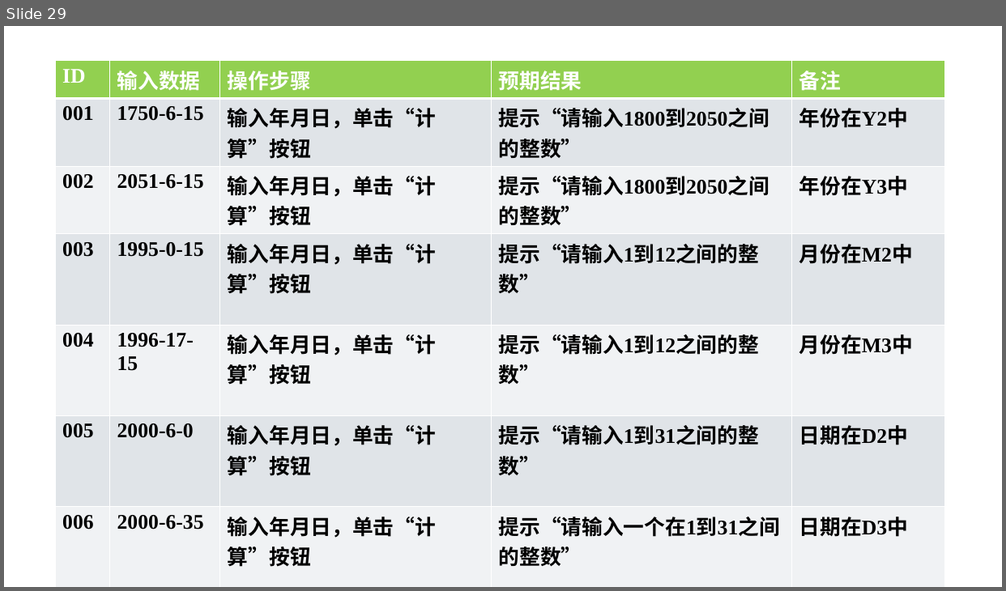
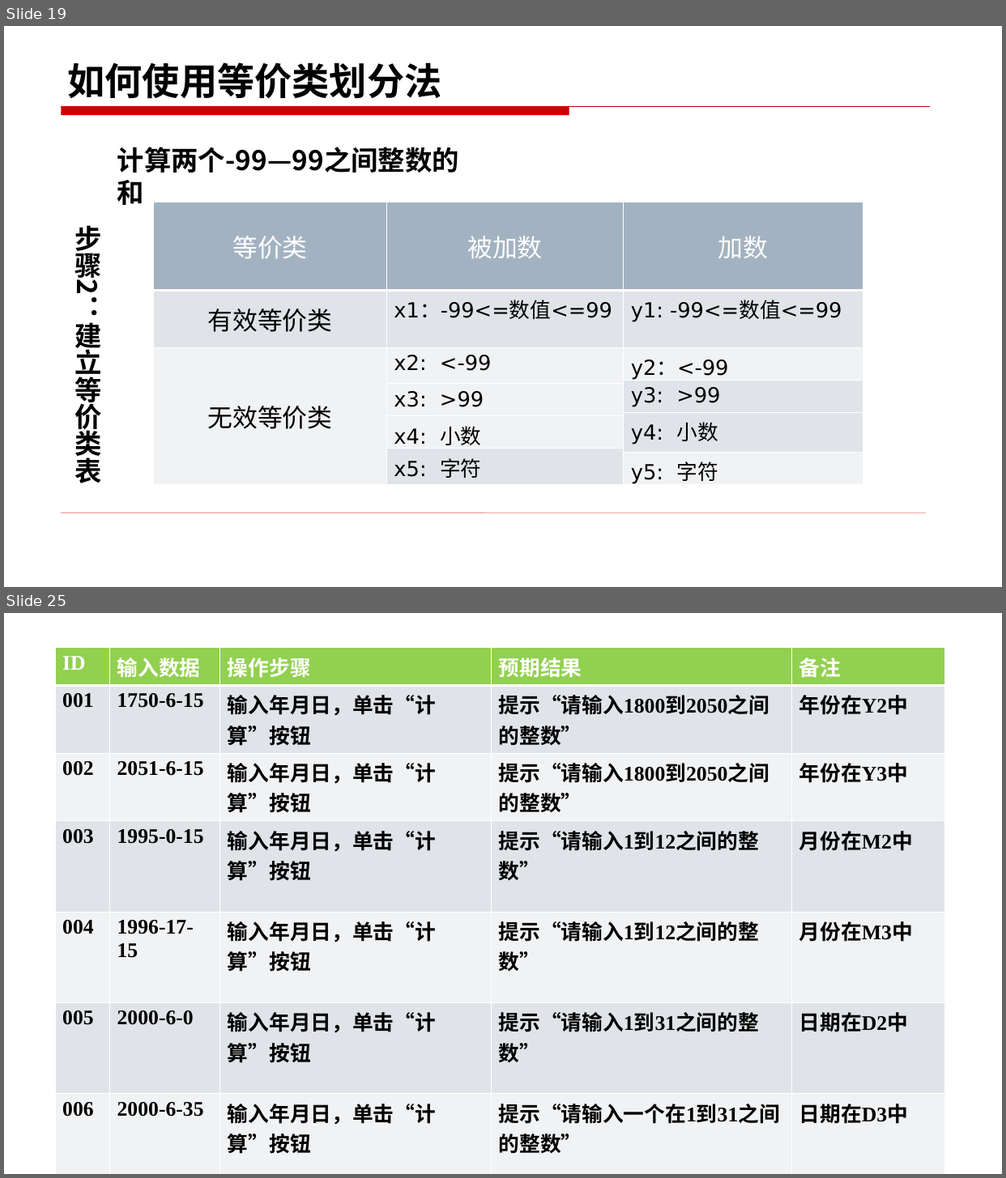
Before and after one commit to changlingling123/Base-of-Testing-2018, a slide deck: 第二部分 软件测试技术/3.1黑盒测试技术——等价类（书上3.3）.pptx. Shown one above the other, each under a label of ours: slide 29 before the commit, slides 19 and 25 after it; the slides between them are not shown. The pictures are 1006x591 and 1006x1178 pixels, drawn with LibreOffice and Linux fonts; fonts in the diff are those of the drawing. Boxes give left, top, right and bottom in pixels: in the first picture for what was removed or moved away, otherwise in the second. Text is boxed around its words. In the diff, an @@ line names an element or a change of style, - is before the commit and + after.

```diff
--- a/第二部分 软件测试技术/3.1黑盒测试技术——等价类（书上3.3）.pptx
+++ b/第二部分 软件测试技术/3.1黑盒测试技术——等价类（书上3.3）.pptx
@@ slide 19 added at (x1=4, y1=26, x2=1002, y2=587), background #FFFFFF; not listed: 2 template elements that a slide beside it also shows @@
@@ title added at (x1=67, y1=62, x2=441, y2=99), 36 pt, text #000000, bold @@
+如何使用等价类划分法
@@ text added at (x1=117, y1=147, x2=459, y2=173), 26 pt, text #000000, bold @@
+  计算两个-99—99之间整数的和
@@ table added at (x1=154, y1=202, x2=863, y2=488), 9 rows, 3 columns @@
+等价类 | 被加数 | 加数
+有效等价类 | x1：-99<=数值<=99 | y1: -99<=数值<=99
+无效等价类 | x2: <-99 | y2：<-99
+ |  | y3: >99
+ | x3: >99 | 
+ |  | y4: 小数
+ | x4: 小数 | 
+ | x5: 字符 | 
+ |  | y5: 字符
@@ text added at (x1=75, y1=225, x2=102, y2=484), 26 pt, text #000000, bold @@
+步骤2：建立等价类表
@@ what was slide 29 is now slide 25 @@
```
Also in this commit, not shown: 28 slides changed, 8 other slides added, 18 slides removed.
